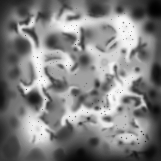
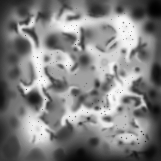
Comparing the layer stacks of the two 161 x 161 images. Changes:
painted on "m_relief_208.png" over [42,50,65,64]
